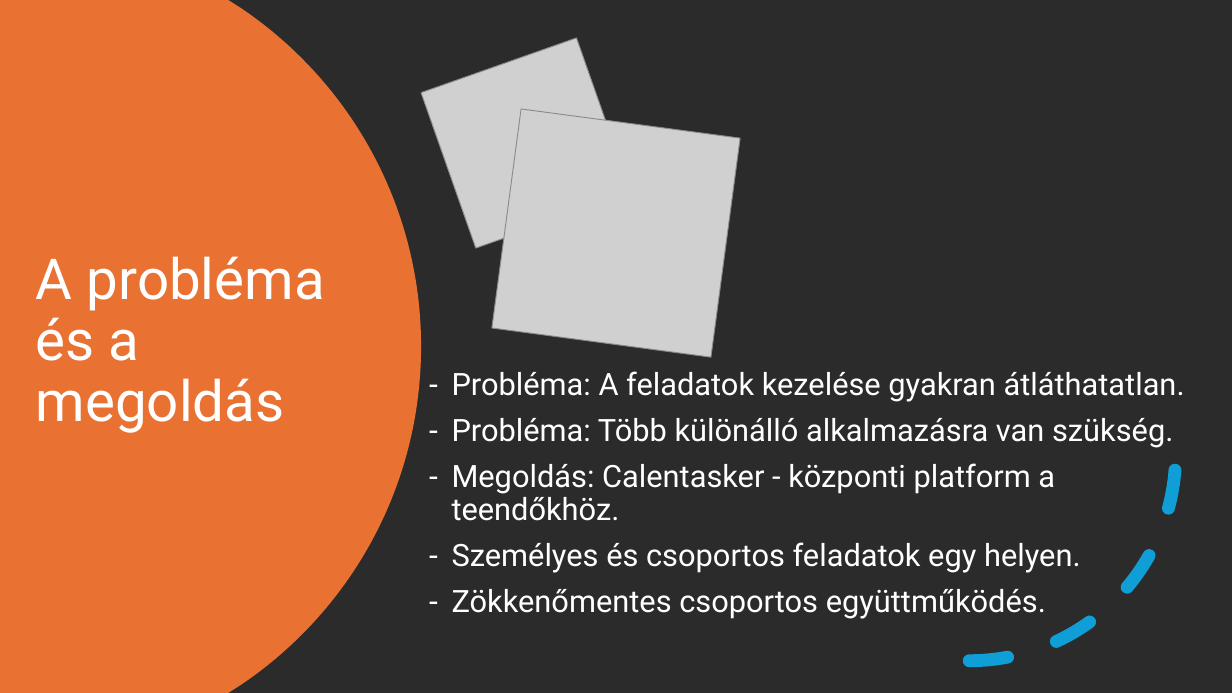
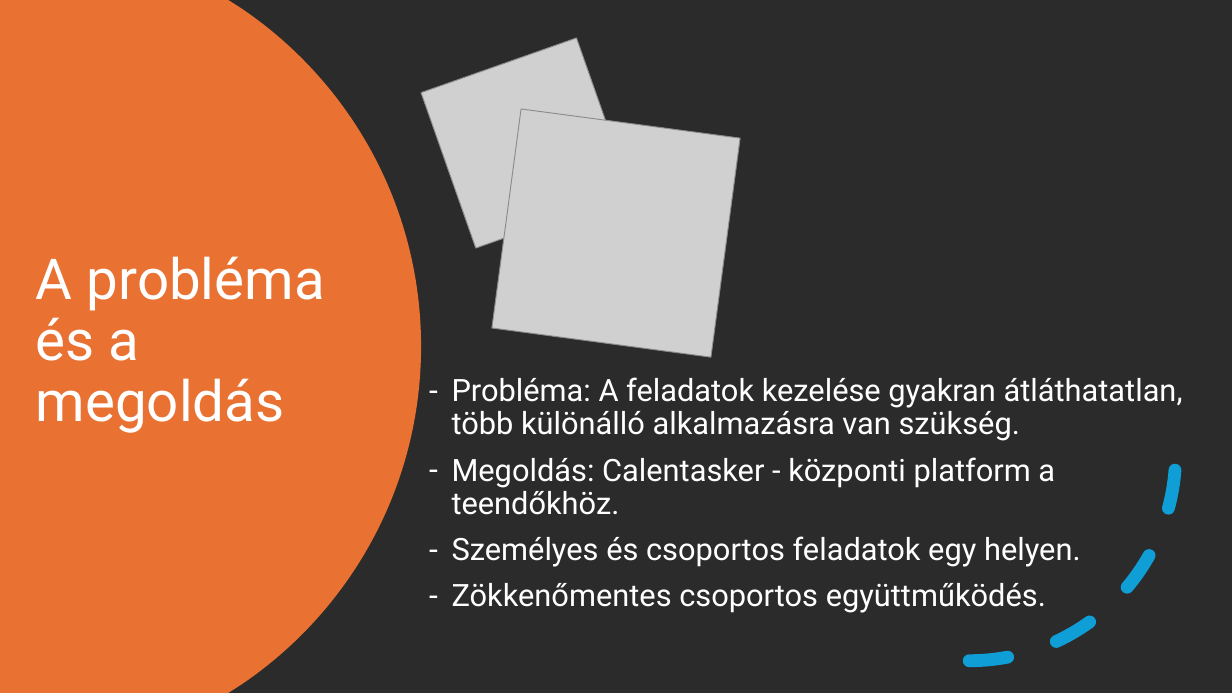
Before and after one commit to FesetoImre5/13_S1_8_vizsgaremek, a slide deck: slide 2 of Dokumentacio/Bemutató_FesetőImre_KapusKevinKamill.pptx. Drawn at 1232x693 pixels with LibreOffice and Linux fonts; fonts in the diff are those of the drawing; grey boxes stand for pictures; background and template pictures are left out; a plain dark background stands for a picture behind light text. Boxes give left, top, right and bottom in pixels: in the first picture for what was removed or moved away, otherwise in the second. Text is boxed around its words. In the diff, an @@ line names an element or a change of style, - is before the commit and + after.

```diff
--- a/Dokumentacio/Bemutató_FesetőImre_KapusKevinKamill.pptx
+++ b/Dokumentacio/Bemutató_FesetőImre_KapusKevinKamill.pptx
@@ text at <box>452,377,1183,441</box>: text changed @@
-– Probléma: A feladatok kezelése gyakran átláthatatlan.
-– Probléma: Több különálló alkalmazásra van szükség.
+– Probléma: A feladatok kezelése gyakran átláthatatlan, több különálló alkalmazásra van szükség.
```
Also in this commit, not shown: 2 other slides changed, 2 slides added, 1 other file.
